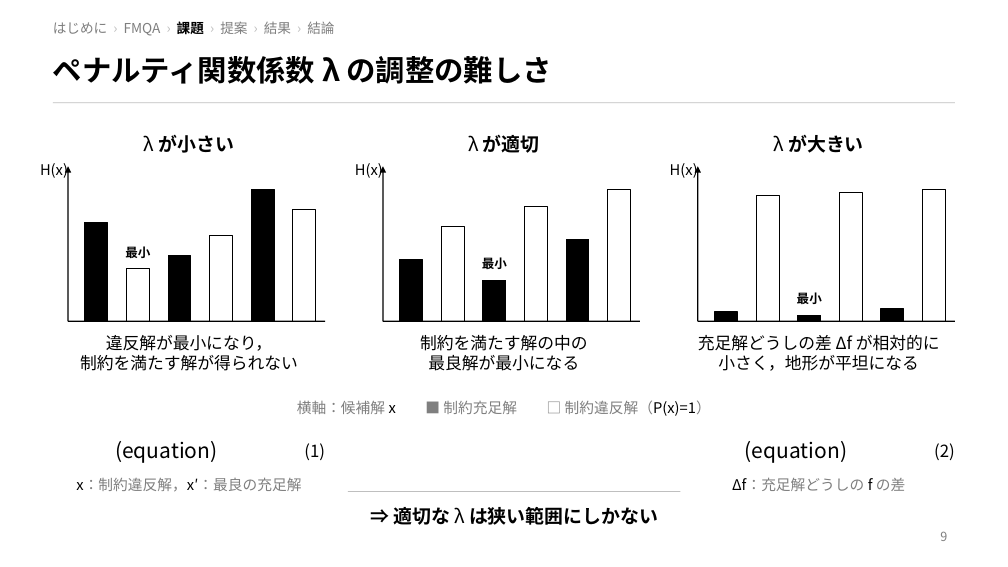
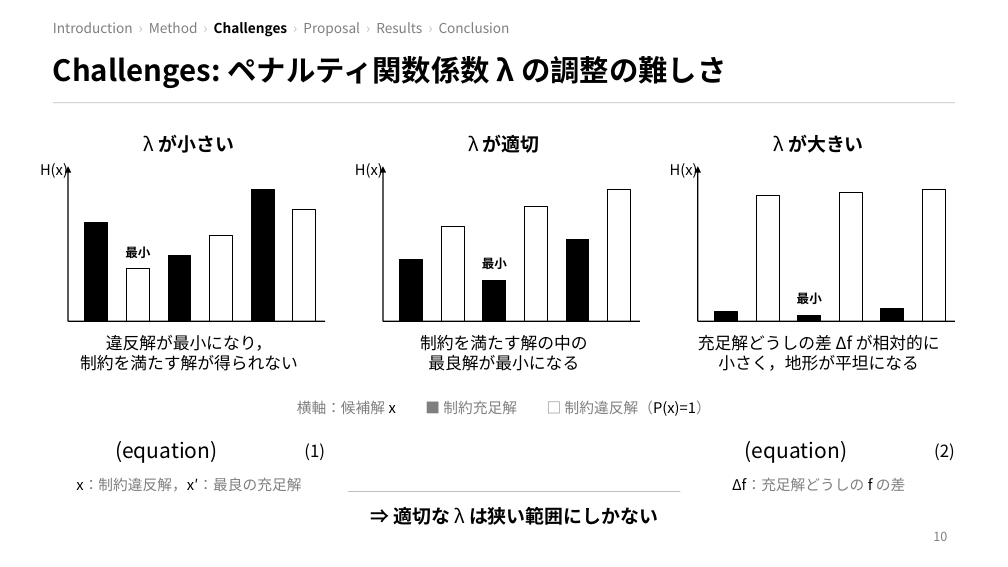
Before and after one commit to taiga-hayashi/QAOA_BBO_Public, a slide deck: slide 10 of docs/slide/slide_ja.pptx (slide 9 before the commit). Drawn at 1008x567 pixels with LibreOffice and Linux fonts; fonts in the diff are those of the drawing. Boxes give left, top, right and bottom in pixels: in the first picture for what was removed or moved away, otherwise in the second. Text is boxed around its words. In the diff, an @@ line names an element or a change of style, - is before the commit and + after.

```diff
--- a/docs/slide/slide_ja.pptx
+++ b/docs/slide/slide_ja.pptx
@@ text at (53,22,510,37): text changed @@
-はじめに › FMQA › 課題 › 提案 › 結果 › 結論
+Introduction › Method › Challenges › Proposal › Results › Conclusion
@@ title at (53,56,727,88): text changed @@
-ペナルティ関数係数 λ の調整の難しさ
+Challenges: ペナルティ関数係数 λ の調整の難しさ
@@ page number at (933,532,947,541): text changed @@
-9
+10
```
Also in this commit, not shown: 21 other slides changed, 4 slides added, 1 slide removed.
